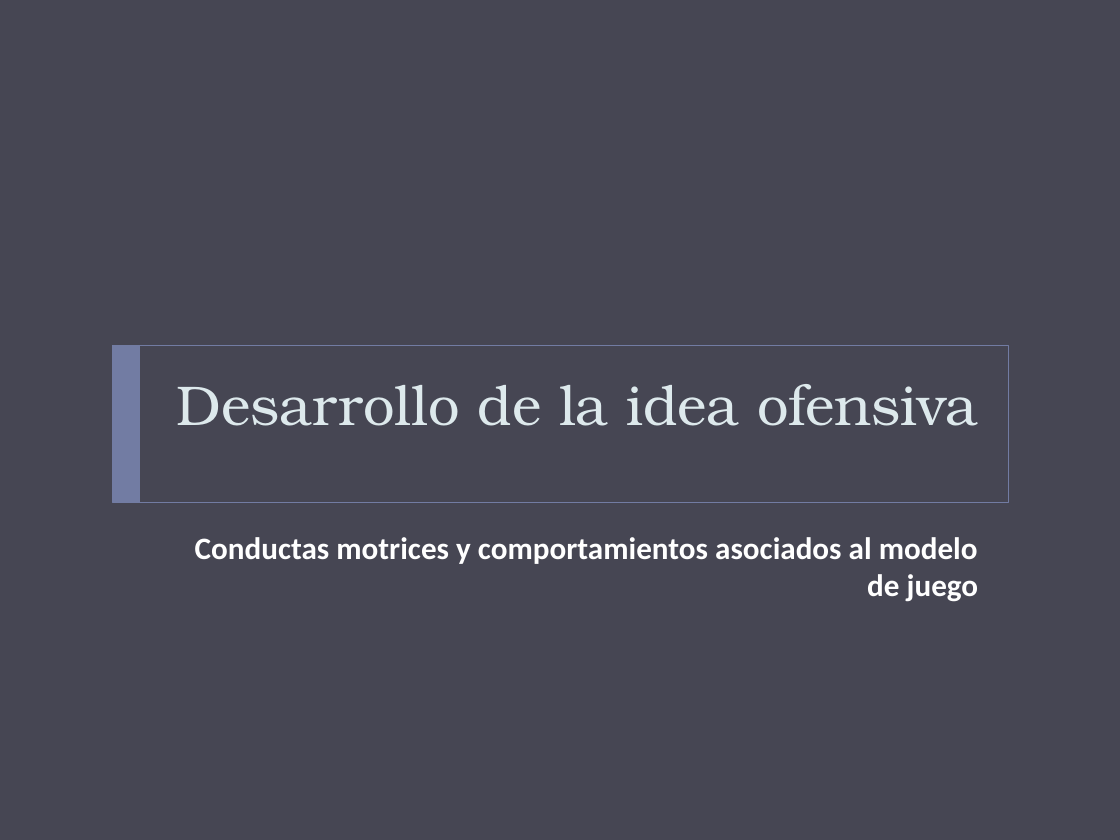
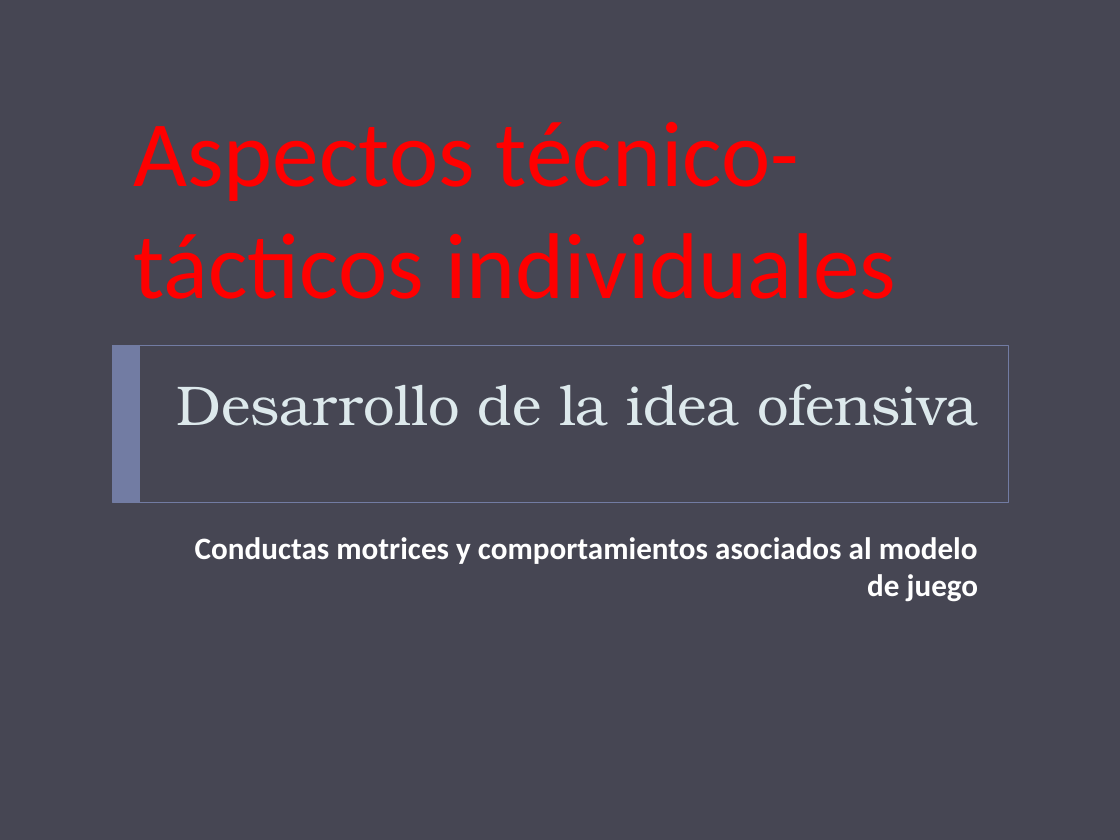
Before and after one commit to jahama/lbh_planificacion_temp_2011-12, a slide deck: slide 9 of ataque/modelo-juego-ofensivo.pptx (slide 7 before the commit). Drawn at 1120x840 pixels with LibreOffice and Linux fonts; fonts in the diff are those of the drawing. Boxes give left, top, right and bottom in pixels: in the first picture for what was removed or moved away, otherwise in the second. Text is boxed around its words. In the diff, an @@ line names an element or a change of style, - is before the commit and + after.

```diff
--- a/ataque/modelo-juego-ofensivo.pptx
+++ b/ataque/modelo-juego-ofensivo.pptx
@@ text added at <box>134,122,896,299</box>, 60 pt, text #FF0000 @@
+Aspectos técnico- tácticos individuales
```
Also in this commit, not shown: 5 other slides changed, 8 slides added.
